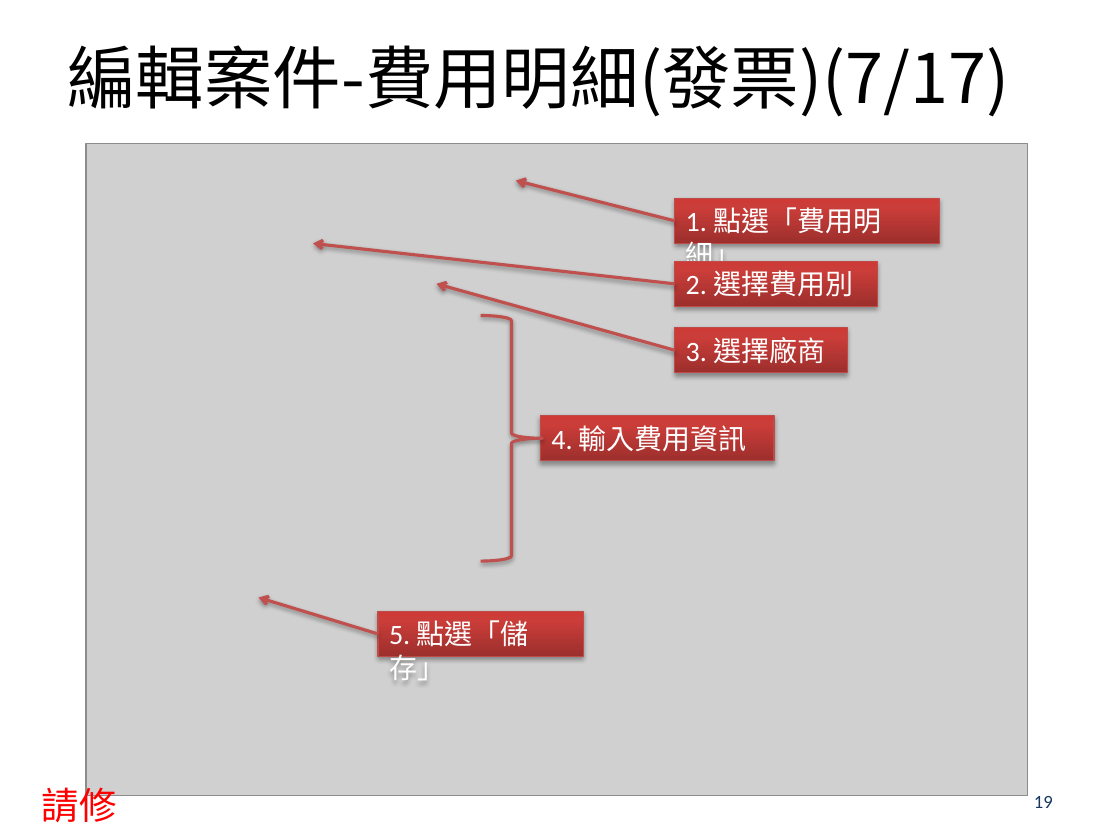
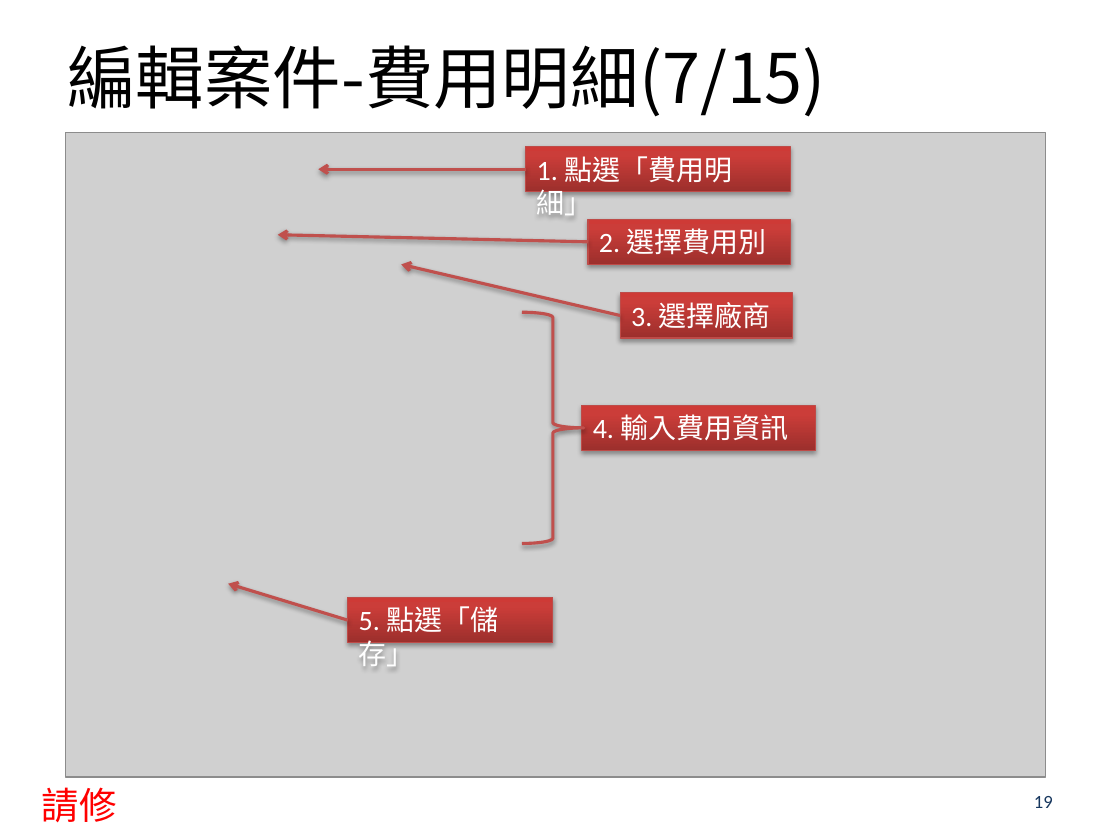
Before and after one commit to airball91327/BMEDSys, a slide deck: slide 19 of EDIS/EDIS/wwwroot/Files/Manual/BMED_EngManual.pptx. Drawn at 1120x840 pixels with LibreOffice and Linux fonts; fonts in the diff are those of the drawing; grey boxes stand for pictures; background and template pictures are left out. Boxes give left, top, right and bottom in pixels: in the first picture for what was removed or moved away, otherwise in the second. Text is boxed around its words. In the diff, an @@ line names an element or a change of style, - is before the commit and + after.

```diff
--- a/EDIS/EDIS/wwwroot/Files/Manual/BMED_EngManual.pptx
+++ b/EDIS/EDIS/wwwroot/Files/Manual/BMED_EngManual.pptx
@@ title at [67,45,826,117]: text changed @@
-編輯案件-費用明細(發票)(7/17)
+編輯案件-費用明細(7/15)
@@ picture: place and size @@
-picture at [86,143,1028,796]
+picture at [66,132,1046,776]
@@ rectangle "1. 點選「費用明細」": place and size @@
-rectangle "1. 點選「費用明細」" at [674,198,939,243]
+rectangle "1. 點選「費用明細」" at [525,147,790,192]
@@ arrow moved from (674, 221) - (516, 180) to (525, 169) - (318, 169) @@
@@ arrow moved from (674, 283) - (314, 243) to (588, 242) - (278, 235) @@
@@ rectangle "2. 選擇費用別": place and size @@
-rectangle "2. 選擇費用別" at [674,261,877,306]
+rectangle "2. 選擇費用別" at [588,220,791,264]
@@ arrow moved from (674, 351) - (437, 283) to (620, 316) - (401, 264) @@
@@ rectangle "3. 選擇廠商": place and size @@
-rectangle "3. 選擇廠商" at [674,328,847,373]
+rectangle "3. 選擇廠商" at [620,293,793,338]
@@ right brace: place and size @@
-right brace at [480,316,542,561]
+right brace at [522,312,584,543]
@@ rectangle "4. 輸入費用資訊": place and size @@
-rectangle "4. 輸入費用資訊" at [540,416,774,460]
+rectangle "4. 輸入費用資訊" at [581,405,815,450]
@@ arrow moved from (379, 634) - (259, 598) to (347, 620) - (228, 584) @@
@@ rectangle "5. 點選「儲存」": place and size @@
-rectangle "5. 點選「儲存」" at [379,612,584,656]
+rectangle "5. 點選「儲存」" at [347,598,552,643]
```
Also in this commit, not shown: 31 other slides changed, 4 slides added, 7 slides removed, 7 other files.
